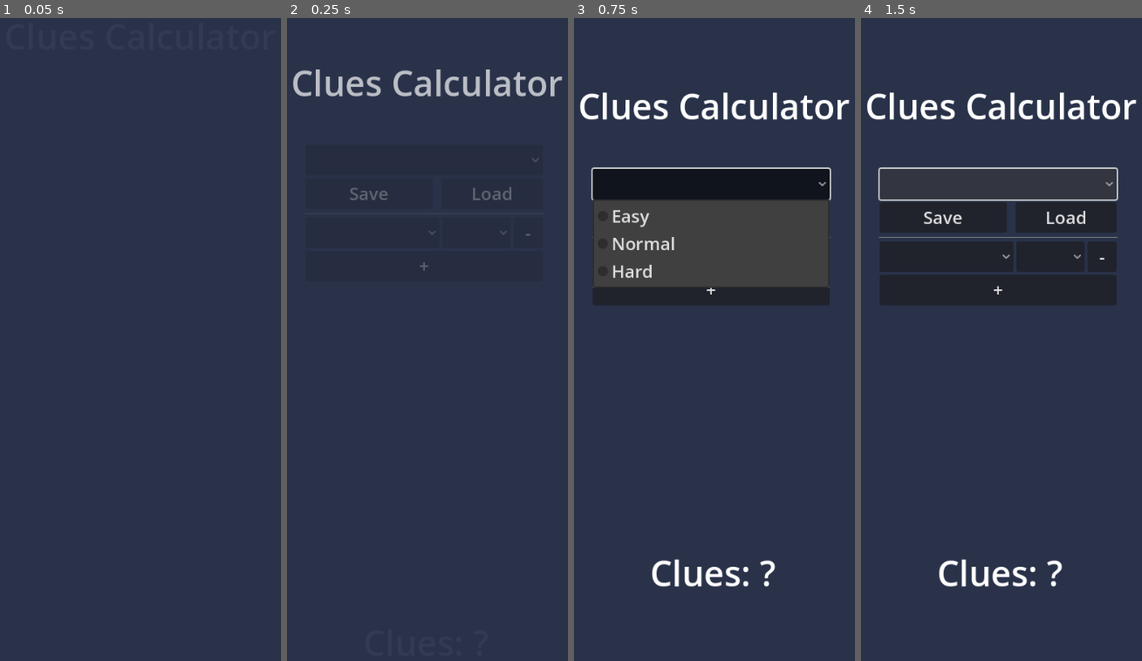
Above: before the commit, frames 1-4 (left to right).
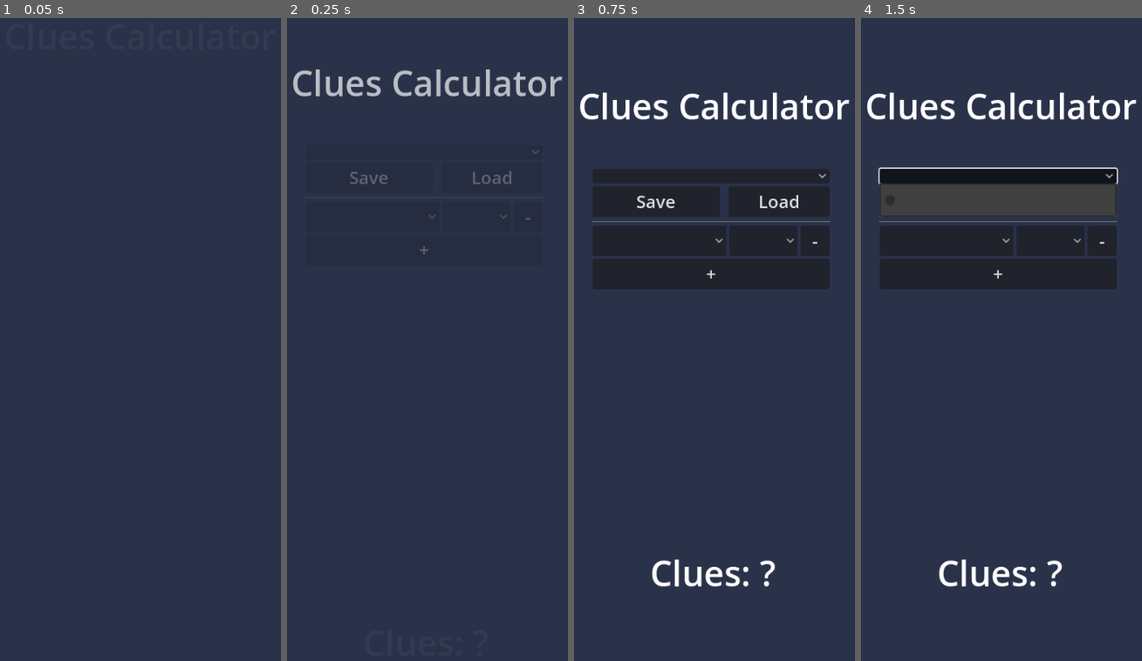
Above: after the commit, the same moments.

Repository: Seventyy/SmallProgrammingProjects
Game: Godot game, scene res://main.tscn
The game is run twice, just before and just after one commit, with the same random seed, the same clock (stepped at 60 frames per second) and the same inputs.
Inputs (mouse positions are in pixels of both pictures, inside the frame that each line leads up to):
- Up to frame 1 (0.05 s): no input
- Up to frame 2 (0.25 s): no input
- Up to frame 3 (0.75 s): click (711, 185) at 0.52 s
- Up to frame 4 (1.5 s): click (998, 178) at 1.27 s

Frame 1 is identical in both runs. In frame 2, 0.5% of the frame differs, in the area x 22-90%, y 20-40%; in frame 3, 12%, in the area x 5-92%, y 23-45%; in frame 4, 8.9%.

Commit message:
room resoruce progress

Diff:
--- a/PBL/main.tscn
+++ b/PBL/main.tscn
@@ -1,12 +1,64 @@
-[gd_scene load_steps=10 format=3 uid="uid://bxvffh8mwonxk"]
+[gd_scene load_steps=11 format=3 uid="uid://bxvffh8mwonxk"]
 
 [ext_resource type="PackedScene" uid="uid://bpl6leftyh1w3" path="res://player_edit.tscn" id="1_bvjfb"]
-[ext_resource type="Script" path="res://room_difficulty_select.gd" id="1_jarao"]
+[ext_resource type="Script" path="res://room_select.gd" id="2_yhdah"]
 [ext_resource type="Script" path="res://player_add.gd" id="3_6iq7j"]
+[ext_resource type="Script" path="res://room_saver.gd" id="3_nikrk"]
 [ext_resource type="Script" path="res://clues_label.gd" id="5_2gmcg"]
 
 [sub_resource type="Theme" id="Theme_fl8y2"]
 default_font_size = 24
+
+[sub_resource type="Animation" id="Animation_q001i"]
+length = 0.001
+tracks/0/type = "value"
+tracks/0/imported = false
+tracks/0/enabled = true
+tracks/0/path = NodePath("Title:offset_bottom")
+tracks/0/interp = 1
+tracks/0/loop_wrap = true
+tracks/0/keys = {
+"times": PackedFloat32Array(0),
+"transitions": PackedFloat32Array(1),
+"update": 1,
+"values": [0.0]
+}
+tracks/1/type = "value"
+tracks/1/imported = false
+tracks/1/enabled = true
+tracks/1/path = NodePath("CluesLabel:offset_top")
+tracks/1/interp = 1
+tracks/1/loop_wrap = true
+tracks/1/keys = {
+"times": PackedFloat32Array(0),
+"transitions": PackedFloat32Array(1),
+"update": 1,
+"values": [0.0]
+}
+tracks/2/type = "value"
+tracks/2/imported = false
+tracks/2/enabled = true
+tracks/2/path = NodePath("ScrollContainer:anchor_top")
+tracks/2/interp = 1
+tracks/2/loop_wrap = true
+tracks/2/keys = {
+"times": PackedFloat32Array(0),
+"transitions": PackedFloat32Array(1),
+"update": 0,
+"values": [0.25]
+}
+tracks/3/type = "value"
+tracks/3/imported = false
+tracks/3/enabled = true
+tracks/3/path = NodePath("Title:modulate")
+tracks/3/interp = 1
+tracks/3/loop_wrap = true
+tracks/3/keys = {
+"times": PackedFloat32Array(0),
+"transitions": PackedFloat32Array(1),
+"update": 0,
+"values": [Color(1, 1, 1, 1)]
+}
 
 [sub_resource type="Animation" id="Animation_xy2qv"]
 resource_name = "start_up"
@@ -83,57 +135,6 @@
 "values": [Color(1, 1, 1, 0), Color(1, 1, 1, 1)]
 }
 
-[sub_resource type="Animation" id="Animation_q001i"]
-length = 0.001
-tracks/0/type = "value"
-tracks/0/imported = false
-tracks/0/enabled = true
-tracks/0/path = NodePath("Title:offset_bottom")
-tracks/0/interp = 1
-tracks/0/loop_wrap = true
-tracks/0/keys = {
-"times": PackedFloat32Array(0),
-"transitions": PackedFloat32Array(1),
-"update": 1,
-"values": [0.0]
-}
-tracks/1/type = "value"
-tracks/1/imported = false
-tracks/1/enabled = true
-tracks/1/path = NodePath("CluesLabel:offset_top")
-tracks/1/interp = 1
-tracks/1/loop_wrap = true
-tracks/1/keys = {
-"times": PackedFloat32Array(0),
-"transitions": PackedFloat32Array(1),
-"update": 1,
-"values": [0.0]
-}
-tracks/2/type = "value"
-tracks/2/imported = false
-tracks/2/enabled = true
-tracks/2/path = NodePath("ScrollContainer:anchor_top")
-tracks/2/interp = 1
-tracks/2/loop_wrap = true
-tracks/2/keys = {
-"times": PackedFloat32Array(0),
-"transitions": PackedFloat32Array(1),
-"update": 0,
-"values": [0.25]
-}
-tracks/3/type = "value"
-tracks/3/imported = false
-tracks/3/enabled = true
-tracks/3/path = NodePath("Title:modulate")
-tracks/3/interp = 1
-tracks/3/loop_wrap = true
-tracks/3/keys = {
-"times": PackedFloat32Array(0),
-"transitions": PackedFloat32Array(1),
-"update": 0,
-"values": [Color(1, 1, 1, 1)]
-}
-
 [sub_resource type="AnimationLibrary" id="AnimationLibrary_opmwu"]
 _data = {
 "RESET": SubResource("Animation_q001i"),
@@ -221,27 +222,25 @@
 unique_name_in_owner = true
 layout_mode = 2
 
-[node name="DifficultySelect" type="OptionButton" parent="ScrollContainer/MarginContainer/PlayerEntries"]
-layout_mode = 2
-item_count = 3
-popup/item_0/text = "Easy"
-popup/item_0/id = 33
-popup/item_1/text = "Normal"
-popup/item_1/id = 50
-popup/item_2/text = "Hard"
-popup/item_2/id = 66
-script = ExtResource("1_jarao")
-
-[node name="GridContainer" type="HSplitContainer" parent="ScrollContainer/MarginContainer/PlayerEntries"]
+[node name="RoomSelect" type="OptionButton" parent="ScrollContainer/MarginContainer/PlayerEntries"]
+layout_mode = 2
+item_count = 1
+popup/item_0/text = ""
+popup/item_0/id = 0
+script = ExtResource("2_yhdah")
+
+[node name="RoomSaver" type="HSplitContainer" parent="ScrollContainer/MarginContainer/PlayerEntries"]
+unique_name_in_owner = true
 layout_mode = 2
 split_offset = 175
 dragger_visibility = 1
-
-[node name="RoomSave" type="Button" parent="ScrollContainer/MarginContainer/PlayerEntries/GridContainer"]
+script = ExtResource("3_nikrk")
+
+[node name="RoomSave" type="Button" parent="ScrollContainer/MarginContainer/PlayerEntries/RoomSaver"]
 layout_mode = 2
 text = "Save"
 
-[node name="RoomLoad" type="Button" parent="ScrollContainer/MarginContainer/PlayerEntries/GridContainer"]
+[node name="RoomLoad" type="Button" parent="ScrollContainer/MarginContainer/PlayerEntries/RoomSaver"]
 layout_mode = 2
 text = "Load"
 
--- a/PBL/room_difficulty_select.gd
+++ /dev/null
@@ -1,8 +0,0 @@
-extends OptionButton
-
-func _ready() -> void:
-	item_selected.connect(on_item_selected)
-
-func on_item_selected(index:int) -> void:
-	GlobalSignals.room_difficulty_updated.emit(
-		get_item_id(index))
--- a/PBL/room_resource.gd
+++ b/PBL/room_resource.gd
@@ -1,3 +1,9 @@
-extends Resource
+class_name RoomResource extends Resource
 
-var room_difficulty:int
+@export var name:StringName #room name
+@export var steps_min:int #minimum amount of steps requierd to complete the puzzle(/ entire room)
+#@export var #total number of steps requierd to complete the puzzle
+
+func _init(_name = "", _steps_min = 0):
+	name = _name
+	steps_min = _steps_min
--- /dev/null
+++ b/PBL/room_saver.gd
@@ -0,0 +1,16 @@
+class_name RoomSaver extends Node
+
+var rooms:Array[RoomResource]
+
+@onready var room_save:Button = $RoomSave
+@onready var room_load:Button = $RoomLoad
+
+func _ready() -> void:
+	room_save.pressed.connect(on_room_save)
+	room_load.pressed.connect(on_room_load)
+
+func on_room_save() -> void:
+	pass
+
+func on_room_load() -> void:
+	pass
--- /dev/null
+++ b/PBL/room_select.gd
@@ -0,0 +1,13 @@
+extends OptionButton
+
+@onready var room_saver:RoomSaver = %RoomSaver
+
+func _ready() -> void:
+	item_selected.connect(on_item_selected)
+
+	for room in room_saver.rooms:
+		add_item(room.name, 0)
+
+func on_item_selected(index:int) -> void:
+	GlobalSignals.room_difficulty_updated.emit(
+		get_item_id(index))
Not shown, changed: PBL/PBL.exe
Not shown, removed: PBL/PBL.pck
